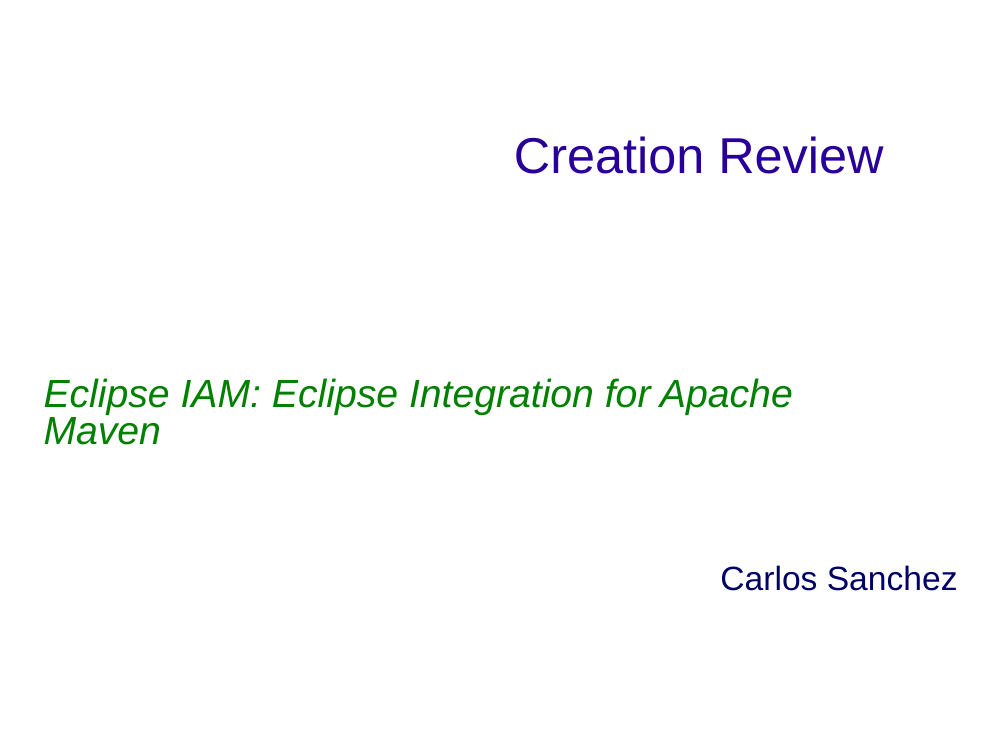
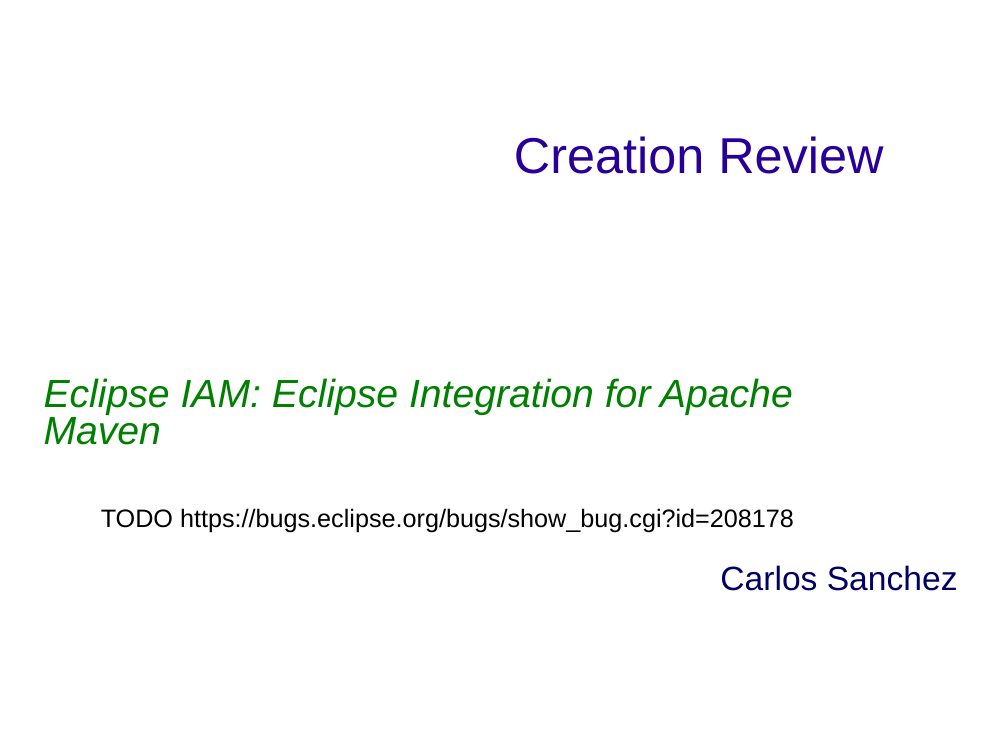
Before and after one commit to isabella232/q4e, a slide deck: slide 1 of docs/EclipseIAMCreationReview.ppt. Drawn at 1008x756 pixels with LibreOffice and Linux fonts; fonts in the diff are those of the drawing; background and template pictures are left out. Boxes give left, top, right and bottom in pixels: in the first picture for what was removed or moved away, otherwise in the second. Text is boxed around its words. In the diff, an @@ line names an element or a change of style, - is before the commit and + after.

```diff
--- a/docs/EclipseIAMCreationReview.ppt
+++ b/docs/EclipseIAMCreationReview.ppt
@@ text added at (101,508,794,533), 18 pt, text #000000 @@
+  TODO https://bugs.eclipse.org/bugs/show_bug.cgi?id=208178
```
Also in this commit, not shown: 8 other slides changed, 1 slide added, 1 slide removed.
